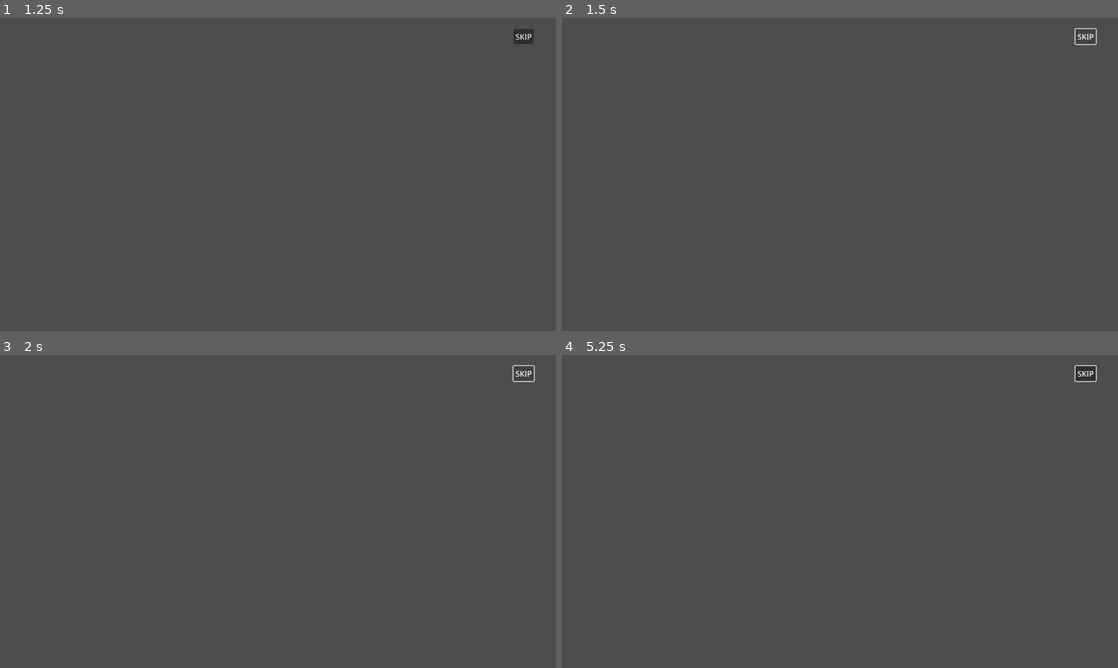
Above: before the commit, frames 1-4 (two rows, left to right).
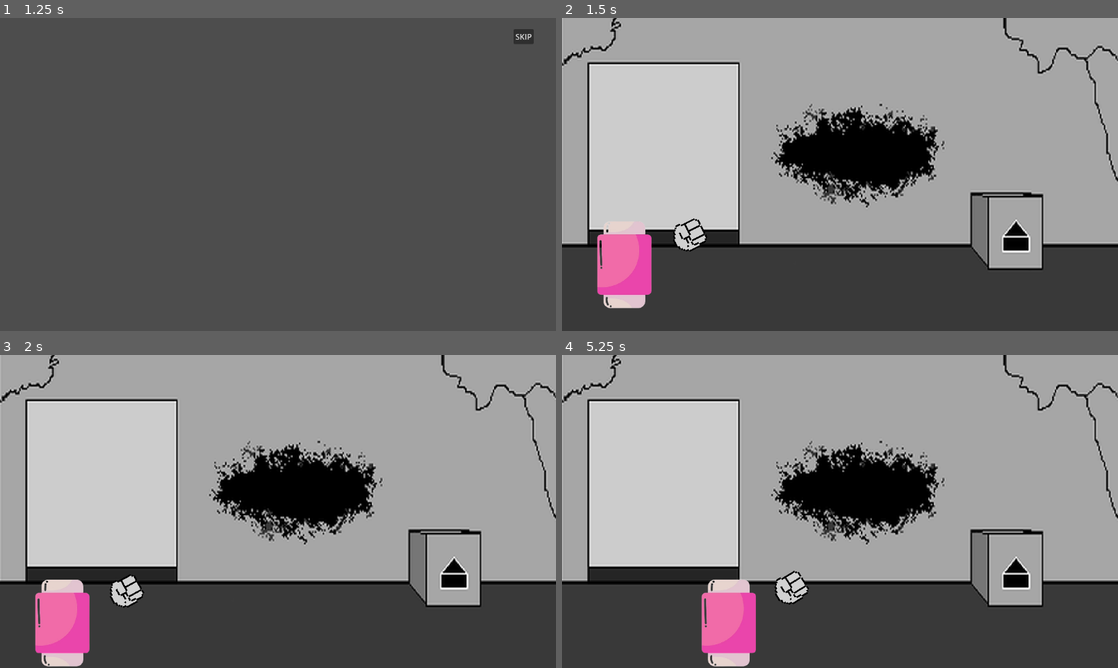
Above: after the commit, the same moments.

Repository: PH1LIPPUS/JoaoBorracha
Game: Godot game, scene res://Scene/main.tscn
The game is run twice, just before and just after one commit, with the same random seed, the same clock (stepped at 60 frames per second) and the same inputs.
Inputs (mouse positions are in pixels of both pictures, inside the frame that each line leads up to):
- Up to frame 1 (1.25 s): click "START" at 0.5 s
- Up to frame 2 (1.5 s): click "SKIP" at 1.25 s
- Up to frame 3 (2 s): no input
- Up to frame 4 (5.25 s): click (1084, 373) at 2 s, where only the run before the commit has a clickable "SKIP"; tap Enter at 2.75 s; move the mouse to (962, 495) at 2.77 s; hold D (right) 2.78-4.28 s; tap W (up) at 2.85, 3.02, 3.32, 3.77, 3.8, 4.07, 4.35 s; move the mouse to (728, 527) at 3.52 s; tap Shift (sprint) at 3.6, 5.1 s; move the mouse to (895, 442) at 4.27 s; hold A (left) 4.28-5.03 s; move the mouse to (812, 574) at 5.02 s; hold D (right) from 5.03 s (still down)

Frame 1 is identical in both runs. In frame 2, 75% of the frame differs, in the area x 0-100%, y 0-93%; in frame 3, 76%, in the area x 0-100%, y 0-100%; in frame 4, 76%.

Commit message:
Menubutoes

Diff:
--- a/joão-borracha/Scene/cutseen.tscn
+++ b/joão-borracha/Scene/cutseen.tscn
@@ -8,6 +8,7 @@
 script = ExtResource("1_420m2")
 
 [node name="Skip" type="Button" parent="."]
+layout_mode = 0
 offset_left = 1064.0
 offset_top = 23.0
 offset_right = 1106.0
--- /dev/null
+++ b/joão-borracha/Scene/game.gd
@@ -0,0 +1,23 @@
+extends Node
+
+# Referência ao nó do menu de pausa
+@onready var menu = $Menupausa
+
+func _ready():
+	# Esconde o menu no início do jogo
+	menu.visible = false
+
+func _input(event):
+	# Verifica se a tecla Esc foi pressionada
+	if event.is_action_pressed("ui_cancel"):
+		# Alterna a visibilidade do menu
+		menu.visible = !menu.visible
+		# Pausa ou despausa o jogo
+		get_tree().paused = menu.visible
+
+func _on_resume_pressed() -> void:
+	menu.visible = false
+	get_tree().paused = false
+
+func _on_back_pressed() -> void:
+	get_tree().change_scene_to_file("res://Scene/main.tscn")
--- a/joão-borracha/Scene/game.tscn
+++ b/joão-borracha/Scene/game.tscn
@@ -1,12 +1,57 @@
-[gd_scene load_steps=3 format=3 uid="uid://w2e5lycek025"]
+[gd_scene load_steps=4 format=3 uid="uid://w2e5lycek025"]
 
+[ext_resource type="Script" uid="uid://bi57yustibr60" path="res://Scene/game.gd" id="1_03iqk"]
 [ext_resource type="PackedScene" uid="uid://b3koslma6spkr" path="res://Player/player.tscn" id="1_w51g1"]
 [ext_resource type="PackedScene" uid="uid://b16unhwt7cbbr" path="res://Scene/mapa.tscn" id="2_4jv7b"]
 
 [node name="Game" type="Node"]
+script = ExtResource("1_03iqk")
 
 [node name="Mapa" parent="." instance=ExtResource("2_4jv7b")]
 
 [node name="Player" parent="." instance=ExtResource("1_w51g1")]
 position = Vector2(132, 500)
 scale = Vector2(5, 5)
+
+[node name="Menupausa" type="CanvasLayer" parent="."]
+
+[node name="ColorRect" type="ColorRect" parent="Menupausa"]
+anchors_preset = -1
+anchor_left = -0.15625
+anchor_top = -0.0972222
+anchor_right = 0.219618
+anchor_bottom = 0.212963
+offset_left = 179.0
+offset_top = 59.0
+offset_right = 905.0
+offset_bottom = 526.0
+color = Color(0, 0, 0, 0.666667)
+metadata/_edit_use_anchors_ = true
+
+[node name="Resume" type="Button" parent="Menupausa"]
+offset_left = 501.0
+offset_top = 218.0
+offset_right = 597.0
+offset_bottom = 249.0
+text = "Resume"
+metadata/_edit_use_anchors_ = true
+
+[node name="Back" type="Button" parent="Menupausa"]
+offset_left = 21.0
+offset_top = 161.0
+offset_right = 66.0
+offset_bottom = 192.0
+text = "Back
+"
+metadata/_edit_use_anchors_ = true
+
+[node name="Options" type="Button" parent="Menupausa"]
+offset_left = 114.0
+offset_top = 166.0
+offset_right = 145.0
+offset_bottom = 197.0
+text = "Op"
+metadata/_edit_use_anchors_ = true
+
+[connection signal="pressed" from="Menupausa/Resume" to="." method="_on_resume_pressed"]
+[connection signal="pressed" from="Menupausa/Back" to="." method="_on_back_pressed"]
--- a/joão-borracha/Scripts/cutseen.gd
+++ b/joão-borracha/Scripts/cutseen.gd
@@ -2,4 +2,4 @@
 
 
 func _on_skip_pressed() -> void:
-	get_tree().change_scene_to_file("res://Scene/menu.tscn")
+	get_tree().change_scene_to_file("res://Scene/game.tscn")
--- a/joão-borracha/project.godot
+++ b/joão-borracha/project.godot
@@ -37,6 +37,7 @@
 "deadzone": 0.2,
 "events": [Object(InputEventKey,"resource_local_to_scene":false,"resource_name":"","device":-1,"window_id":0,"alt_press …(192 unchanged characters)…
 , Object(InputEventKey,"resource_local_to_scene":false,"resource_name":"","device":-1,"window_id":0,"alt_pressed":false …(186 unchanged characters)…
+, Object(InputEventKey,"resource_local_to_scene":false,"resource_name":"","device":-1,"window_id":0,"alt_pressed":false,"shift_pressed":false,"ctrl_pressed":false,"meta_pressed":false,"pressed":false,"keycode":0,"physical_keycode":32,"key_label":0,"unicode":32,"location":0,"echo":false,"script":null)
 ]
 }
 shot_right={
Not shown, added: joão-borracha/Scene/game.gd.uid
Empty file added: joão-borracha/Scene/menupausa.gd
Not shown, added: joão-borracha/Scene/menupausa.gd.uid
